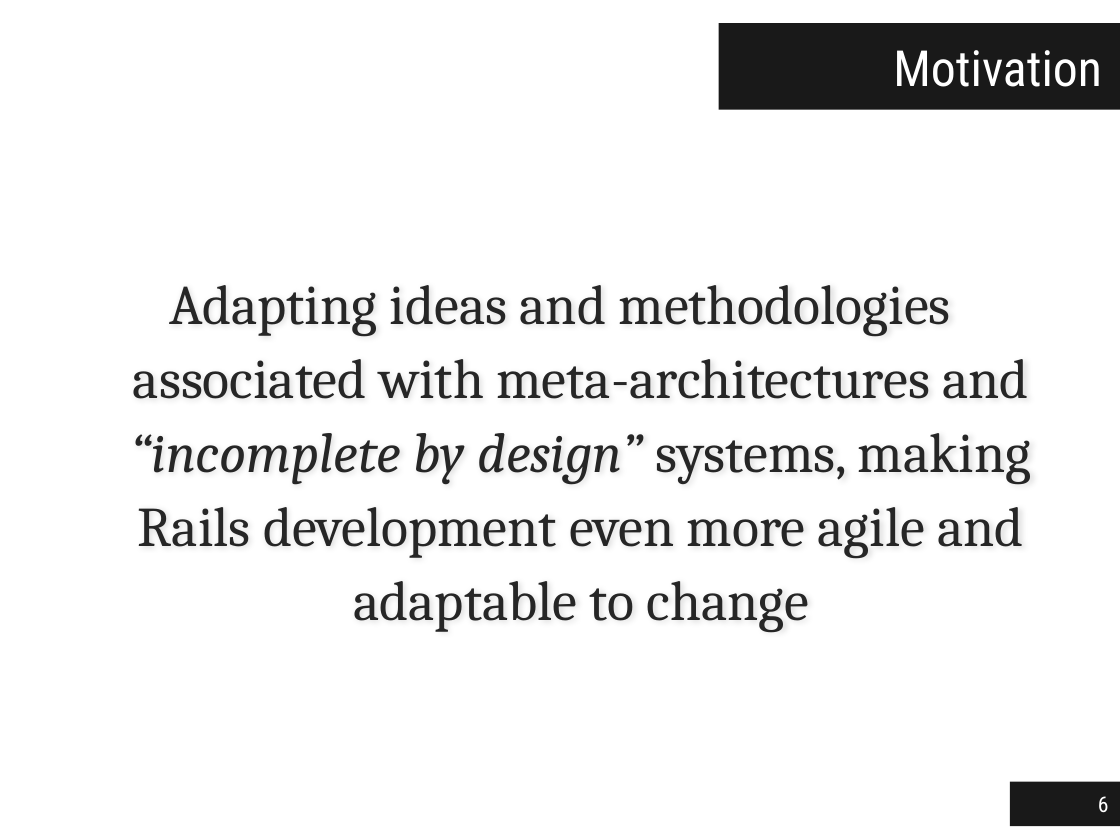
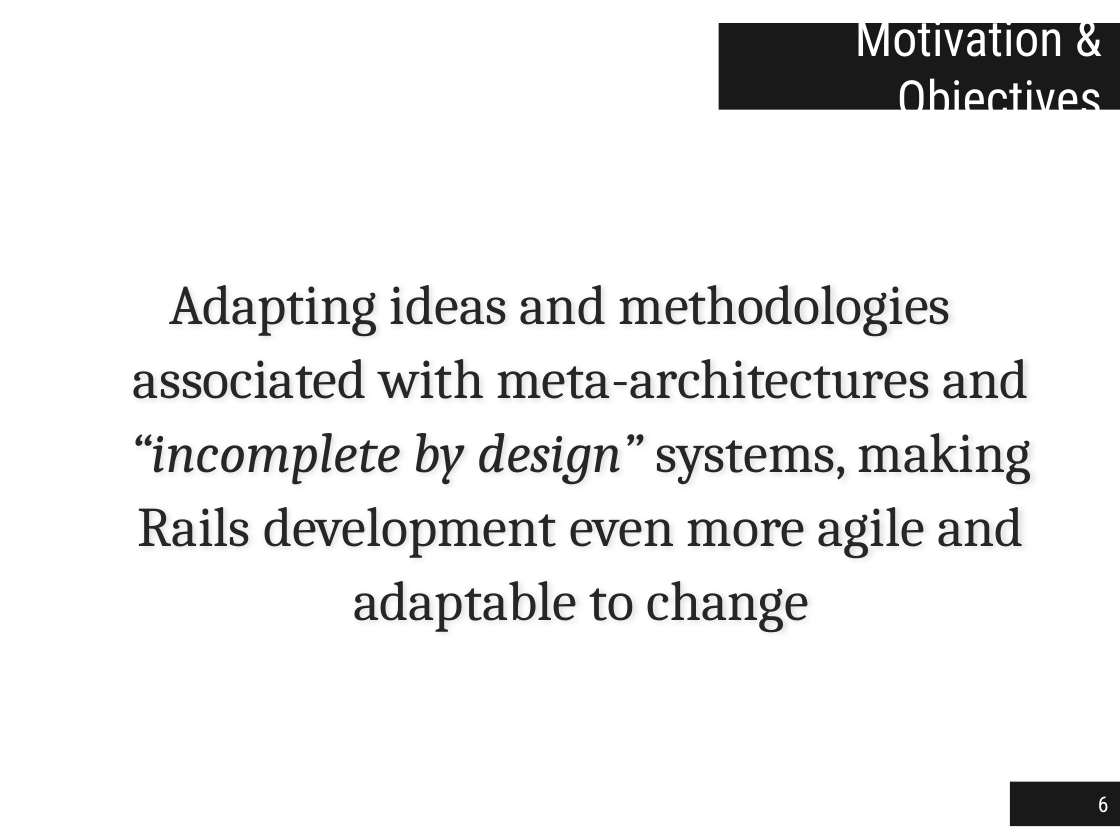
Before and after one commit to jgradim/thesis, a slide deck: slide 6 of presentations/jgradim-presentation.pptx. Drawn at 1120x840 pixels with LibreOffice and Linux fonts; fonts in the diff are those of the drawing. Boxes give left, top, right and bottom in pixels: in the first picture for what was removed or moved away, otherwise in the second. Text is boxed around its words. In the diff, an @@ line names an element or a change of style, - is before the commit and + after.

```diff
--- a/presentations/jgradim-presentation.pptx
+++ b/presentations/jgradim-presentation.pptx
@@ title at (855,10,1102,128): text changed @@
-Motivation
+Motivation & Objectives
```
Also in this commit, not shown: 1 other slide changed.
